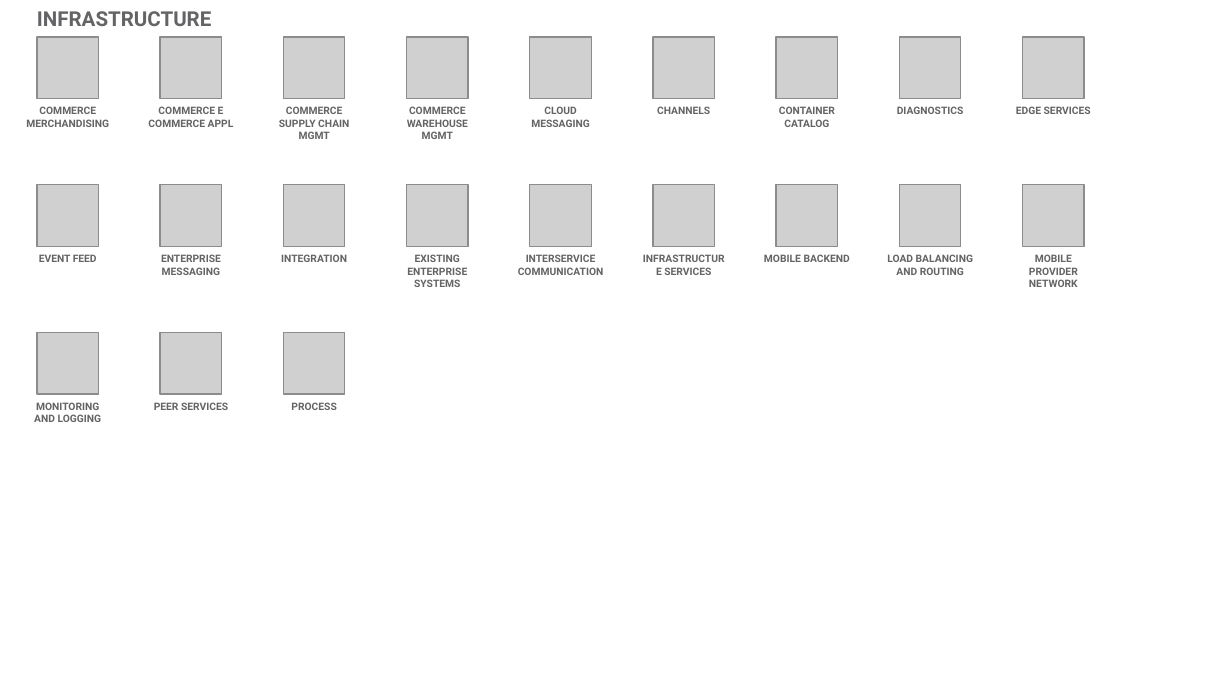
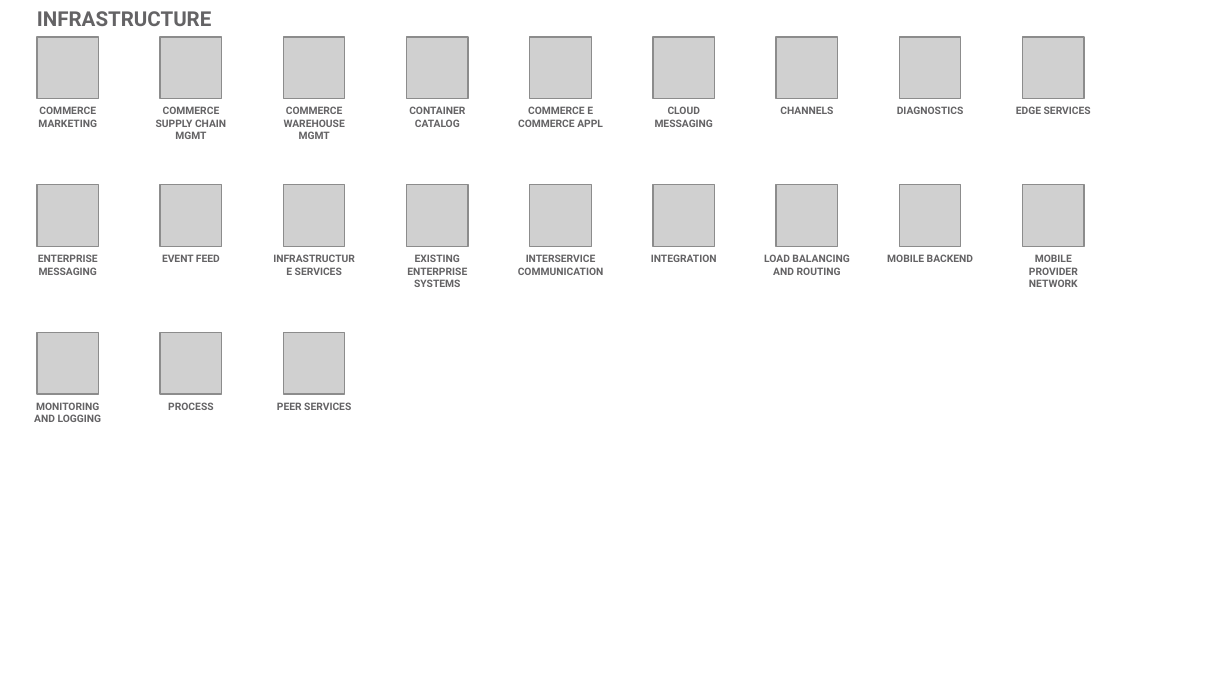
Before and after one commit to l2fprod/myarchitecture, a slide deck: slide 18 of mycatalog-architecture-diagram-template.pptx. Drawn at 1232x693 pixels with LibreOffice and Linux fonts; fonts in the diff are those of the drawing; grey boxes stand for pictures. Boxes give left, top, right and bottom in pixels: in the first picture for what was removed or moved away, otherwise in the second. Text is boxed around its words. In the diff, an @@ line names an element or a change of style, - is before the commit and + after.

Commit message:
new deck

```diff
--- a/mycatalog-architecture-diagram-template.pptx
+++ b/mycatalog-architecture-diagram-template.pptx
@@ text at bbox=[38, 106, 97, 127]: text changed @@
-COMMERCE MERCHANDISING
+COMMERCE MARKETING
@@ text at bbox=[156, 106, 226, 139]: text changed @@
-COMMERCE E COMMERCE APPL
+COMMERCE SUPPLY CHAIN MGMT
@@ text at bbox=[284, 106, 345, 139]: text changed @@
-COMMERCE SUPPLY CHAIN MGMT
+COMMERCE WAREHOUSE MGMT
@@ text at bbox=[409, 106, 465, 127]: text changed @@
-COMMERCE WAREHOUSE MGMT
+CONTAINER CATALOG
@@ text added at bbox=[518, 106, 603, 127], 6 pt, text #646365, bold @@
+COMMERCE E COMMERCE APPL
@@ text removed at bbox=[779, 106, 835, 127] @@
-CONTAINER CATALOG
@@ text at bbox=[295, 267, 342, 275]: text changed @@
-INTEGRATION
+INFRASTRUCTURE SERVICES
@@ text at bbox=[651, 254, 717, 262]: text changed @@
-INFRASTRUCTURE SERVICES
+INTEGRATION
@@ 3 texts: place and size @@
-3 texts at bbox=[161, 254, 973, 410]
+3 texts at bbox=[38, 254, 849, 410]
@@ 5 texts: place and size @@
-5 texts at bbox=[39, 106, 850, 410]
+5 texts at bbox=[162, 106, 973, 410]
```
Also in this commit, not shown: 11 other slides changed.
